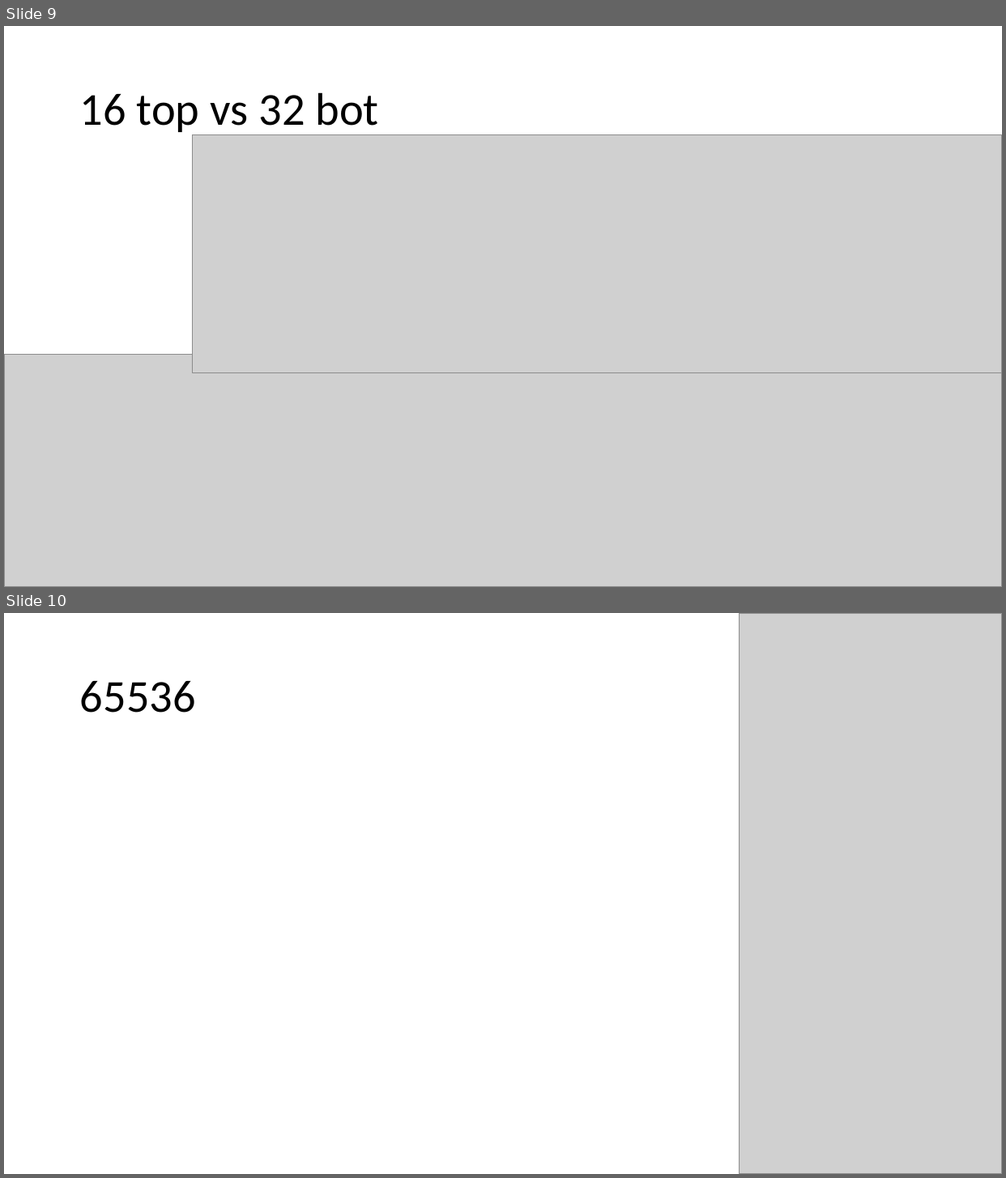
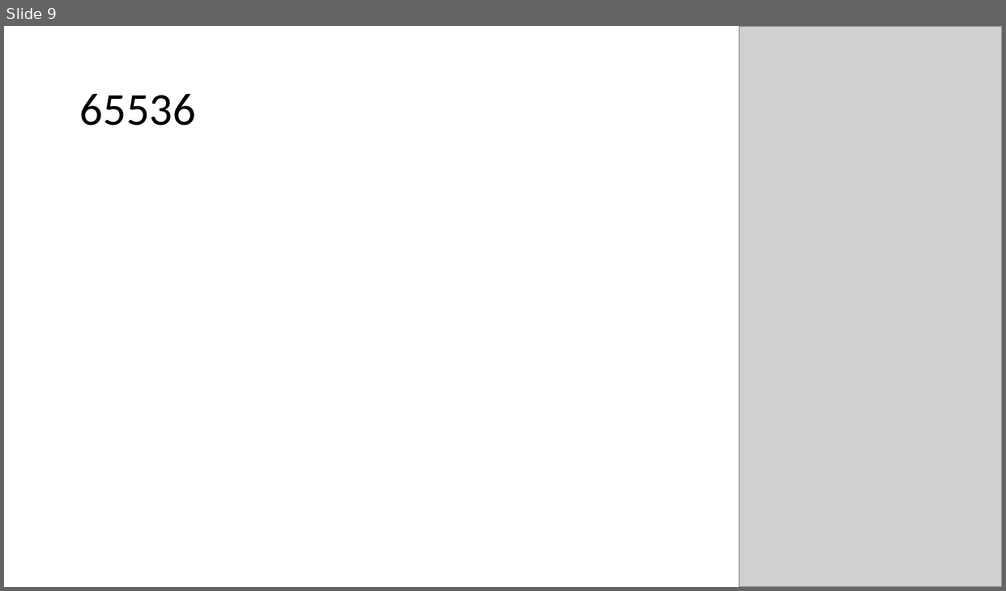
Before and after one commit to lepaulse/fifo, a slide deck: Asynchronous FIFO.pptx. Shown one above the other, each under a label of ours: slides 9 and 10 before the commit, slide 9 after it. The pictures are 1006x1178 and 1006x591 pixels, drawn with LibreOffice and Linux fonts; fonts in the diff are those of the drawing; grey boxes stand for pictures. Boxes give left, top, right and bottom in pixels: in the first picture for what was removed or moved away, otherwise in the second. Text is boxed around its words. In the diff, an @@ line names an element or a change of style, - is before the commit and + after.

```diff
--- a/Asynchronous FIFO.pptx
+++ b/Asynchronous FIFO.pptx
@@ slide 9 removed at <box>4,26,1002,587</box>, background #FFFFFF @@
@@ title removed at <box>80,92,378,135</box> @@
-16 top vs 32 bot
@@ picture removed at <box>193,135,1002,373</box> @@
@@ picture removed at <box>4,355,1002,587</box> @@
@@ what was slide 10 is now slide 9 @@
```
Also in this commit, not shown: 3 slides changed, 2 other files.
